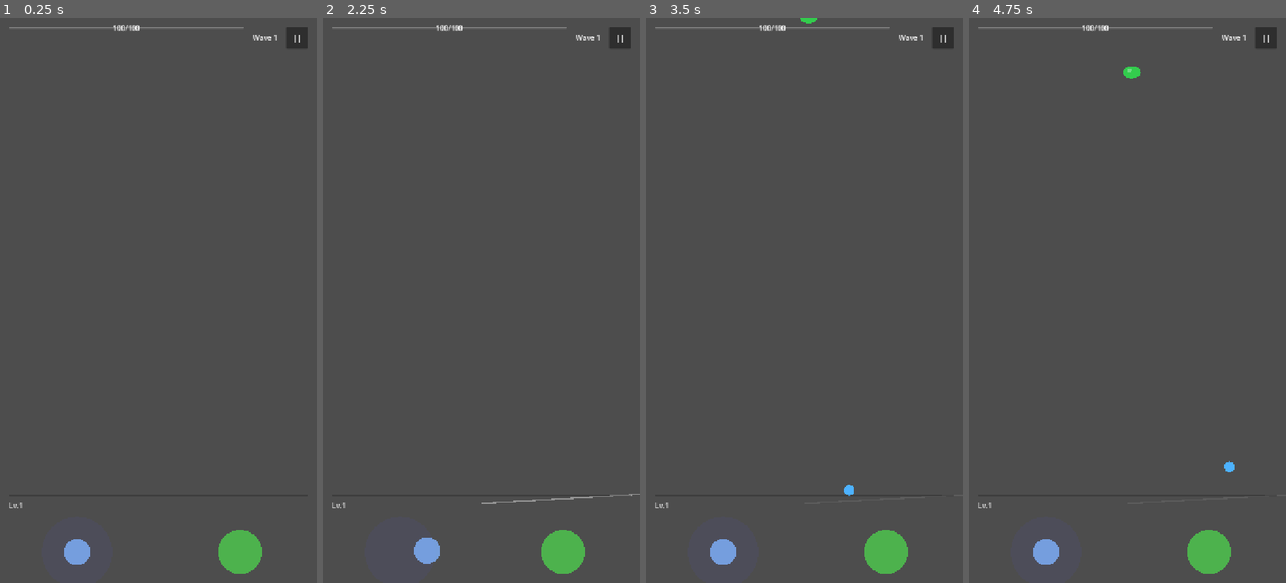
Above: before the commit, frames 1-4 (left to right).
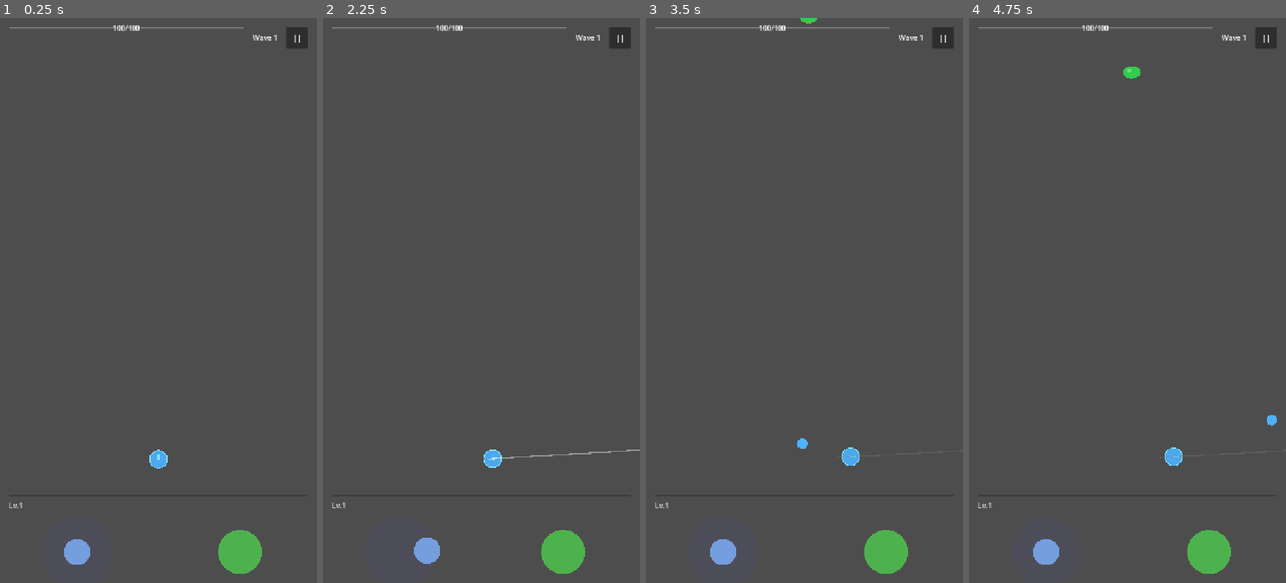
Above: after the commit, the same moments.

Repository: Randroids-Dojo/GoPit
Game: Godot game, scene res://scenes/game.tscn
Same seed, same stepped clock (60 frames per second), same inputs: the game is played once before the commit and once after it.
Inputs (mouse positions are in pixels of both pictures, inside the frame that each line leads up to):
- Up to frame 1 (0.25 s): no input
- Up to frame 2 (2.25 s): click "||" at 0.5 s; click "Resume" at 1.25 s; tap Enter at 2 s; drag from (399, 554) to (481, 549) at 2.02 s
- Up to frame 3 (3.5 s): drag from (886, 554) to (804, 549) at 2.77 s
- Up to frame 4 (4.75 s): move the mouse to (1159, 176) at 3.52 s; hold Right 3.53-4.25 s; tap Backspace at 3.6 s; drag from (1111, 413) to (1032, 215) at 4.27 s

The runs differ from the first frame. In frame 1, 0.1% of the frame differs, in the area x 47-53%, y 76-80%; in frame 2, 0.4%, in the area x 50-100%, y 76-86%; in frame 3, 0.2%; in frame 4, 0.2%.

Commit message:
Add player free movement system
Features:
- Player CharacterBody2D with joystick-controlled movement
- Player sprite with direction indicator
- Ball spawner follows player position
- PlayerZone (collision area) follows player for enemy/gem detection
- Movement speed: 300 pixels/sec with configurable bounds

Implementation:
- New player.gd with CharacterBody2D movement
- New player.tscn scene with collision shape
- game_controller.gd updated to wire joystick to player movement
- 7 new tests for player movement system

Closes GoPit-acg

Diff:
--- /dev/null
+++ b/scenes/entities/player.tscn
@@ -0,0 +1,14 @@
+[gd_scene load_steps=3 format=3 uid="uid://player_scene"]
+
+[ext_resource type="Script" path="res://scripts/entities/player.gd" id="1_player"]
+
+[sub_resource type="CircleShape2D" id="CircleShape2D_player"]
+radius = 20.0
+
+[node name="Player" type="CharacterBody2D"]
+collision_layer = 16
+collision_mask = 12
+script = ExtResource("1_player")
+
+[node name="CollisionShape2D" type="CollisionShape2D" parent="."]
+shape = SubResource("CircleShape2D_player")
--- a/scenes/game.tscn
+++ b/scenes/game.tscn
@@ -1,6 +1,7 @@
-[gd_scene load_steps=17 format=3 uid="uid://game_scene"]
+[gd_scene load_steps=18 format=3 uid="uid://game_scene"]
 
 [ext_resource type="Script" path="res://scripts/game/game_controller.gd" id="1_controller"]
+[ext_resource type="PackedScene" uid="uid://player_scene" path="res://scenes/entities/player.tscn" id="16_player"]
 [ext_resource type="Script" path="res://scripts/effects/damage_vignette.gd" id="12_vignette"]
 [ext_resource type="Script" path="res://scripts/ui/tutorial_overlay.gd" id="13_tutorial"]
 [ext_resource type="Script" path="res://scripts/ui/wave_announcement.gd" id="14_wave"]
@@ -66,6 +67,9 @@
 
 [node name="Gems" type="Node2D" parent="GameArea"]
 
+[node name="Player" parent="GameArea" instance=ExtResource("16_player")]
+position = Vector2(360, 1000)
+
 [node name="PlayerZone" type="Area2D" parent="GameArea"]
 position = Vector2(360, 1200)
 collision_layer = 16
--- /dev/null
+++ b/scripts/entities/player.gd
@@ -0,0 +1,79 @@
+class_name Player
+extends CharacterBody2D
+## Player character with free movement controlled by joystick
+
+signal damaged(amount: int)
+signal moved(position: Vector2)
+
+@export var move_speed: float = 300.0
+@export var player_radius: float = 20.0
+@export var body_color: Color = Color(0.3, 0.7, 1.0, 0.9)
+@export var outline_color: Color = Color(0.5, 0.9, 1.0, 1.0)
+
+var movement_input: Vector2 = Vector2.ZERO
+var last_aim_direction: Vector2 = Vector2.UP  # Default aim upward
+
+# Game bounds (set by game_controller)
+var bounds_min: Vector2 = Vector2(30, 200)  # Left wall + some padding, top area
+var bounds_max: Vector2 = Vector2(690, 1150)  # Right wall - padding, above input area
+
+
+func _ready() -> void:
+	add_to_group("player")
+	# Set up collision - layer 16 (player), mask 4+8 (enemies + gems)
+	collision_layer = 16
+	collision_mask = 12  # 4 (enemies) + 8 (gems)
+
+
+func _physics_process(_delta: float) -> void:
+	# Apply movement
+	velocity = movement_input * move_speed
+	move_and_slide()
+
+	# Clamp to bounds
+	position.x = clampf(position.x, bounds_min.x, bounds_max.x)
+	position.y = clampf(position.y, bounds_min.y, bounds_max.y)
+
+	# Track last direction for aiming
+	if movement_input.length() > 0.1:
+		last_aim_direction = movement_input.normalized()
+
+	moved.emit(position)
+
+
+func _draw() -> void:
+	# Draw player body
+	draw_circle(Vector2.ZERO, player_radius, body_color)
+	# Draw outline
+	draw_arc(Vector2.ZERO, player_radius, 0, TAU, 32, outline_color, 2.0)
+	# Draw direction indicator
+	var indicator_length := player_radius * 0.6
+	draw_line(Vector2.ZERO, last_aim_direction * indicator_length, outline_color, 3.0)
+
+
+func set_movement_input(direction: Vector2) -> void:
+	movement_input = direction
+	if direction.length() > 0.1:
+		queue_redraw()  # Redraw to update direction indicator
+
+
+func get_aim_direction() -> Vector2:
+	return last_aim_direction
+
+
+func take_damage(amount: int) -> void:
+	damaged.emit(amount)
+	GameManager.take_damage(amount)
+	_flash_damage()
+
+
+func _flash_damage() -> void:
+	var original := modulate
+	modulate = Color(1.5, 0.5, 0.5)
+	var tween := create_tween()
+	tween.tween_property(self, "modulate", original, 0.2)
+
+
+func set_bounds(min_pos: Vector2, max_pos: Vector2) -> void:
+	bounds_min = min_pos
+	bounds_max = max_pos
--- a/scripts/game/game_controller.gd
+++ b/scripts/game/game_controller.gd
@@ -7,6 +7,7 @@
 @onready var gems_container: Node2D = $GameArea/Gems
 @onready var enemy_spawner: EnemySpawner = $GameArea/Enemies/EnemySpawner
 @onready var player_zone: Area2D = $GameArea/PlayerZone
+@onready var player: CharacterBody2D = $GameArea/Player
 @onready var joystick: Control = $UI/HUD/InputContainer/HBoxContainer/JoystickContainer/VirtualJoystick
 @onready var fire_button: Control = $UI/HUD/InputContainer/HBoxContainer/FireButtonContainer/FireButton
 @onready var aim_line: Line2D = $GameArea/AimLine
@@ -16,6 +17,7 @@
 @onready var danger_indicator: Control = $UI/DangerIndicator
 
 var gem_scene: PackedScene = preload("res://scenes/entities/gem.tscn")
+var player_scene: PackedScene = preload("res://scenes/entities/player.tscn")
 
 # Viewport bounds for ball cleanup
 var viewport_height: float = 1280.0
@@ -28,7 +30,7 @@
 func _ready() -> void:
 	viewport_height = get_viewport_rect().size.y
 
-	# Wire up joystick
+	# Wire up joystick - now controls player movement
 	if joystick:
 		joystick.direction_changed.connect(_on_joystick_direction_changed)
 		joystick.released.connect(_on_joystick_released)
@@ -41,7 +43,14 @@
 	if ball_spawner:
 		ball_spawner.balls_container = balls_container
 
-	# Connect player zone to detect enemies and gems
+	# Set up player
+	if player:
+		# Player starts at bottom center
+		player.position = Vector2(360, 1000)
+		# Connect player to ball spawner so balls spawn from player position
+		player.moved.connect(_on_player_moved)
+
+	# Connect player zone to detect enemies and gems (legacy, still used for gem magnet)
 	if player_zone:
 		player_zone.body_entered.connect(_on_player_zone_body_entered)
 		player_zone.area_entered.connect(_on_player_zone_area_entered)
@@ -171,12 +180,32 @@
 	MusicManager.set_intensity(float(GameManager.current_wave))
 
 
+func _on_player_moved(pos: Vector2) -> void:
+	# Update ball spawner position to follow player
+	if ball_spawner:
+		ball_spawner.global_position = pos
+
+	# Update PlayerZone position to follow player (for collision detection)
+	if player_zone:
+		player_zone.global_position = pos
+
+
 func _on_joystick_direction_changed(direction: Vector2) -> void:
-	if ball_spawner:
-		ball_spawner.set_aim_direction(direction)
-
-	if aim_line and ball_spawner:
-		aim_line.show_line(direction, ball_spawner.global_position)
+	# Control player movement
+	if player and player.has_method("set_movement_input"):
+		player.set_movement_input(direction)
+
+	# Set aim direction on ball spawner (use movement direction for aiming)
+	if ball_spawner:
+		if direction.length() > 0.1:
+			ball_spawner.set_aim_direction(direction)
+
+	# Show aim line from player position
+	if aim_line and player:
+		if direction.length() > 0.1:
+			aim_line.show_line(direction, player.global_position)
+		else:
+			aim_line.hide_line()
 
 	# Notify tutorial
 	if tutorial_overlay and tutorial_overlay.has_method("on_joystick_used"):
@@ -184,6 +213,10 @@
 
 
 func _on_joystick_released() -> void:
+	# Stop player movement
+	if player and player.has_method("set_movement_input"):
+		player.set_movement_input(Vector2.ZERO)
+
 	if aim_line:
 		aim_line.hide_line()
 
Not shown, changed: .beads/issues.jsonl
Not shown, added: tests/test_player_movement.py
